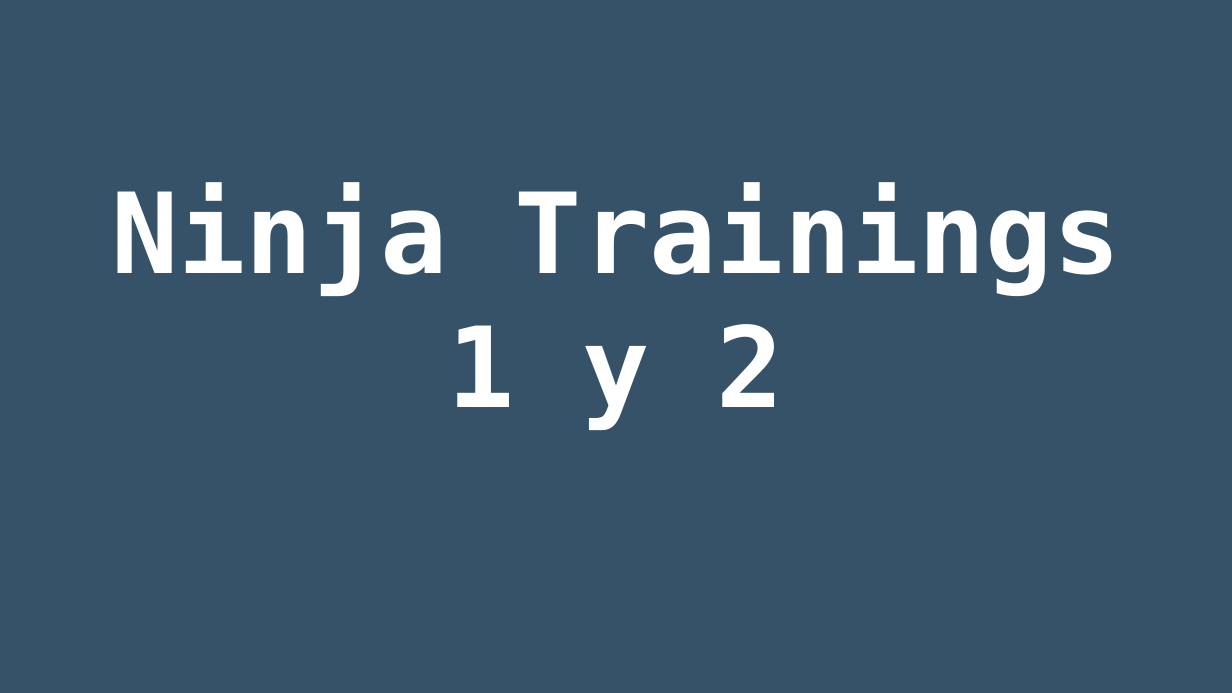
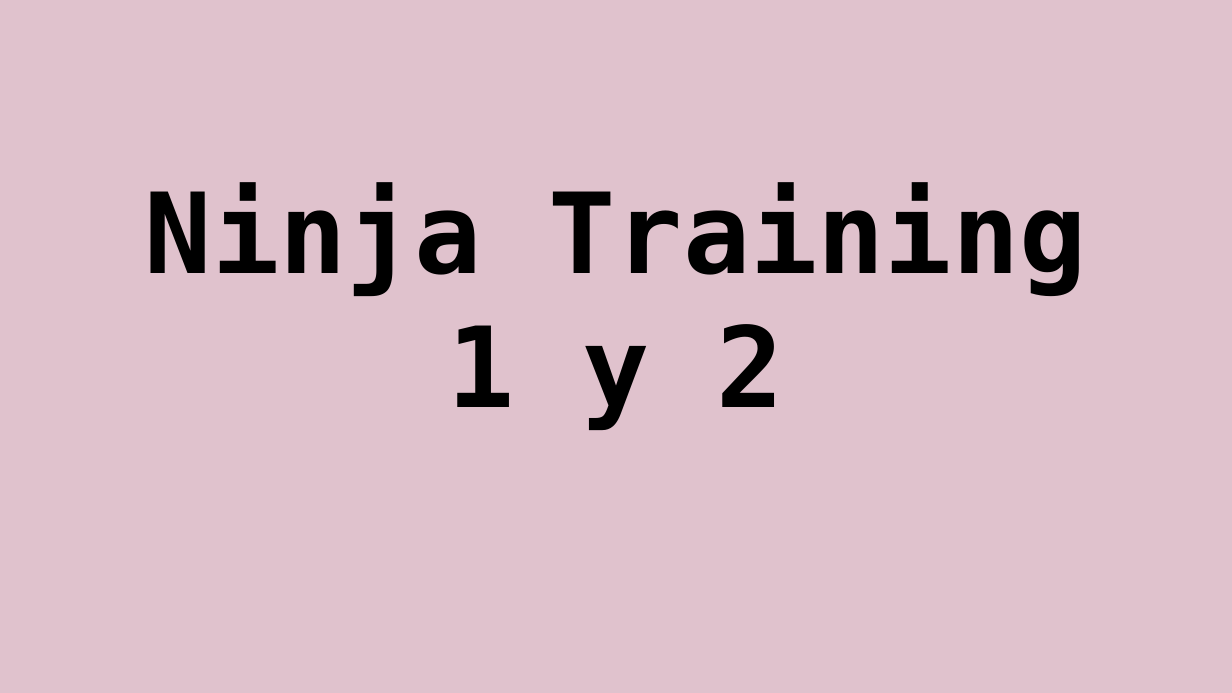
Before and after one commit to rgmf/eed2425, a slide deck: slide 28 of ut/02_control_de_versiones/presentacion/02_git_local.odp. Drawn at 1232x693 pixels with LibreOffice and Linux fonts; fonts in the diff are those of the drawing. Boxes give left, top, right and bottom in pixels: in the first picture for what was removed or moved away, otherwise in the second. Text is boxed around its words. In the diff, an @@ line names an element or a change of style, - is before the commit and + after.

```diff
--- a/ut/02_control_de_versiones/presentacion/02_git_local.odp
+++ b/ut/02_control_de_versiones/presentacion/02_git_local.odp
@@ background #355269 to #E0C2CD @@
@@ subtitle at (145, 183, 1087, 430): text changed; text colour #FFFFFF to #000000 @@
-Ninja Trainings 1 y 2
+Ninja Training
+1 y 2
```
Also in this commit, not shown: 25 slides added.
